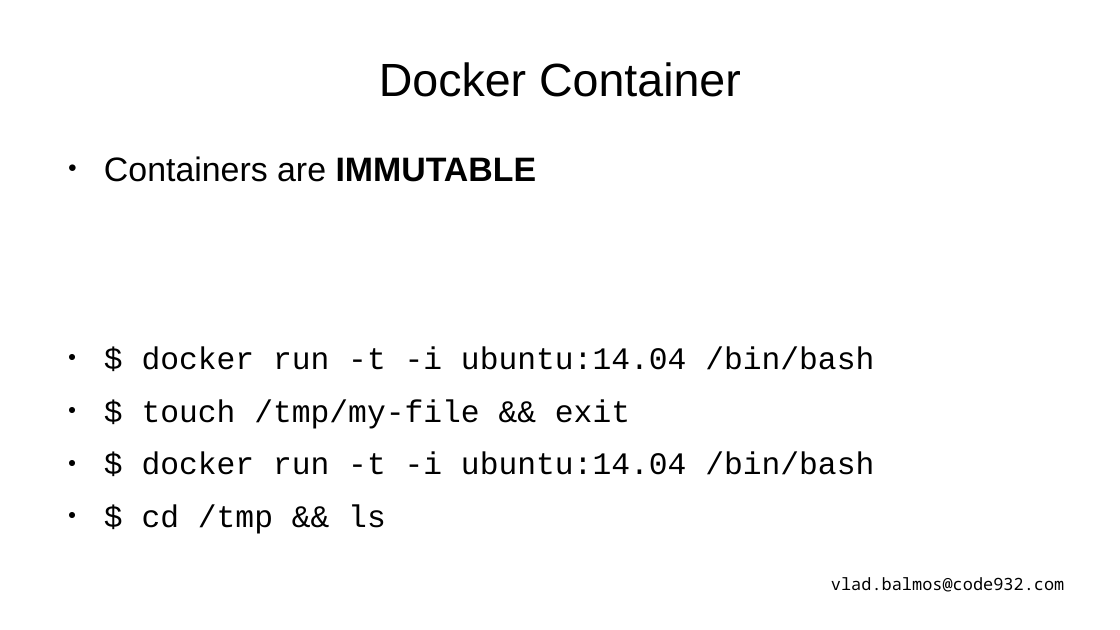
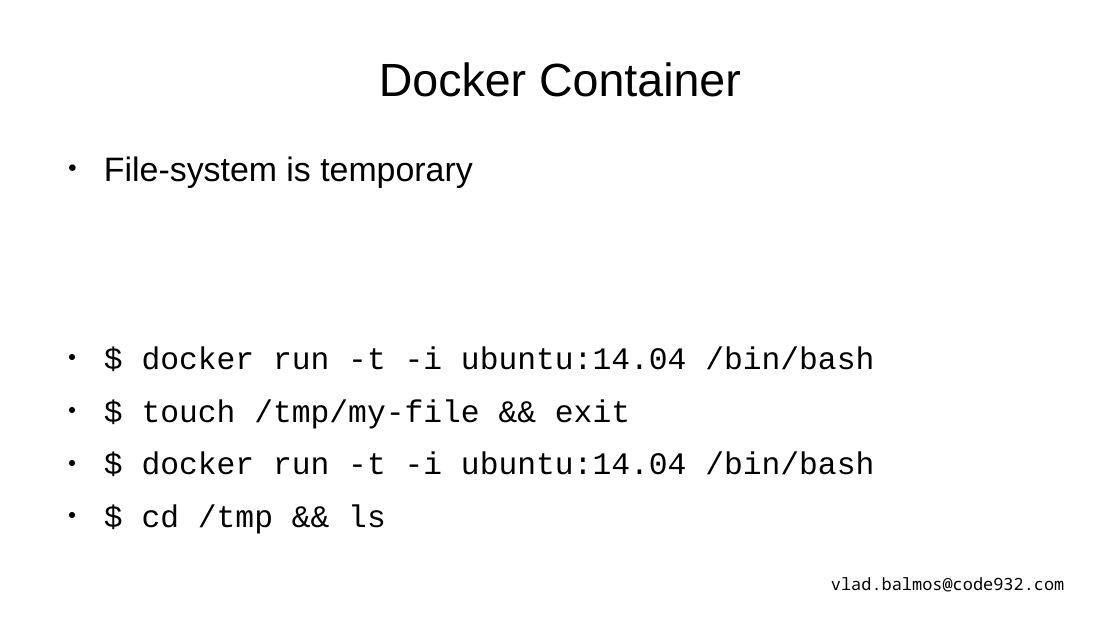
Before and after one commit to vladbalmos/docker-presentation, a slide deck: slide 21 of docker.odp (slide 20 before the commit). Drawn at 1120x630 pixels with LibreOffice and Linux fonts; fonts in the diff are those of the drawing. Boxes give left, top, right and bottom in pixels: in the first picture for what was removed or moved away, otherwise in the second. Text is boxed around its words. In the diff, an @@ line names an element or a change of style, - is before the commit and + after.

```diff
--- a/docker.odp
+++ b/docker.odp
@@ text at [104,156,472,188]: text changed @@
-● Containers are IMMUTABLE
+● File-system is temporary
```
Also in this commit, not shown: 5 other slides changed, 1 slide added, 1 other file.
